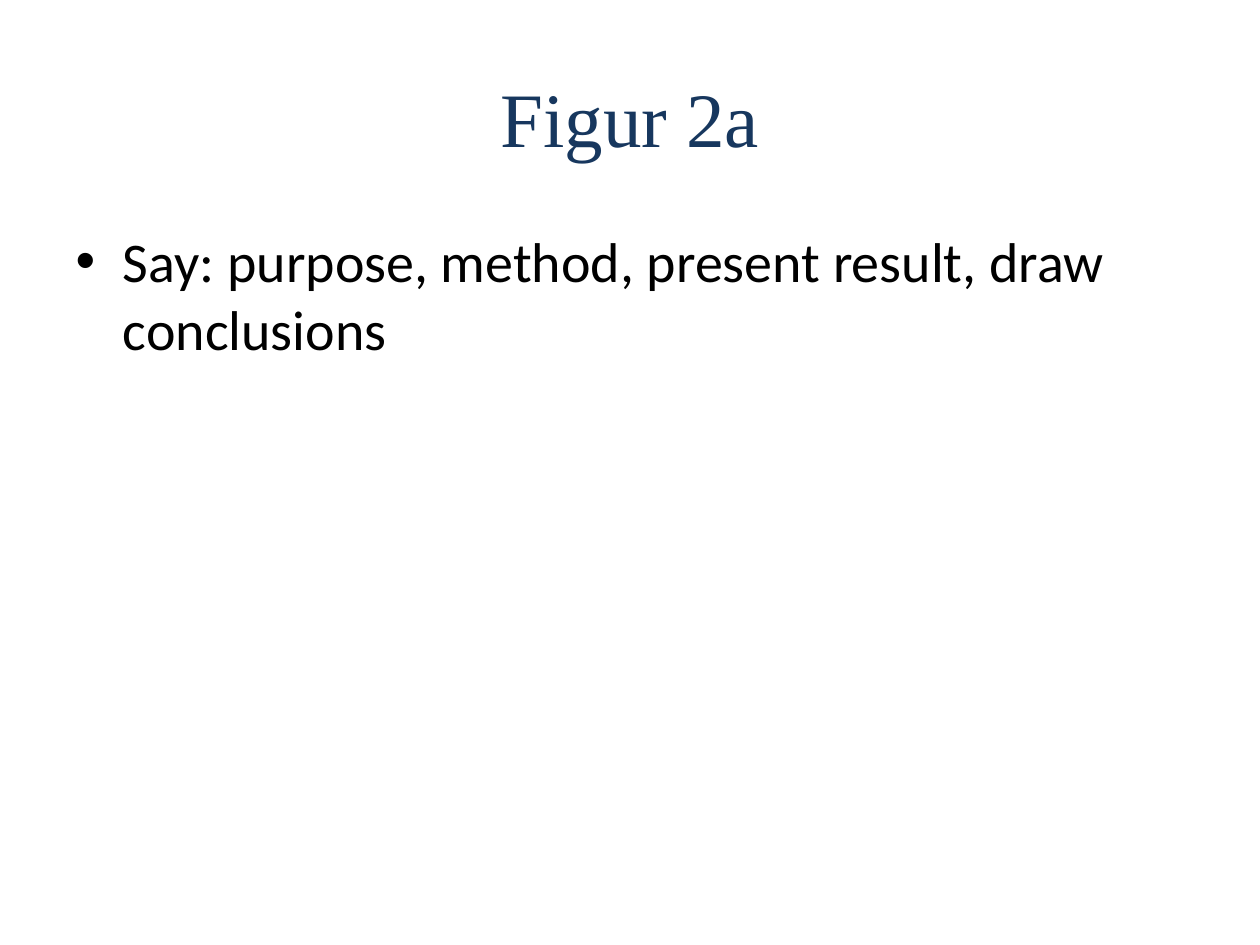
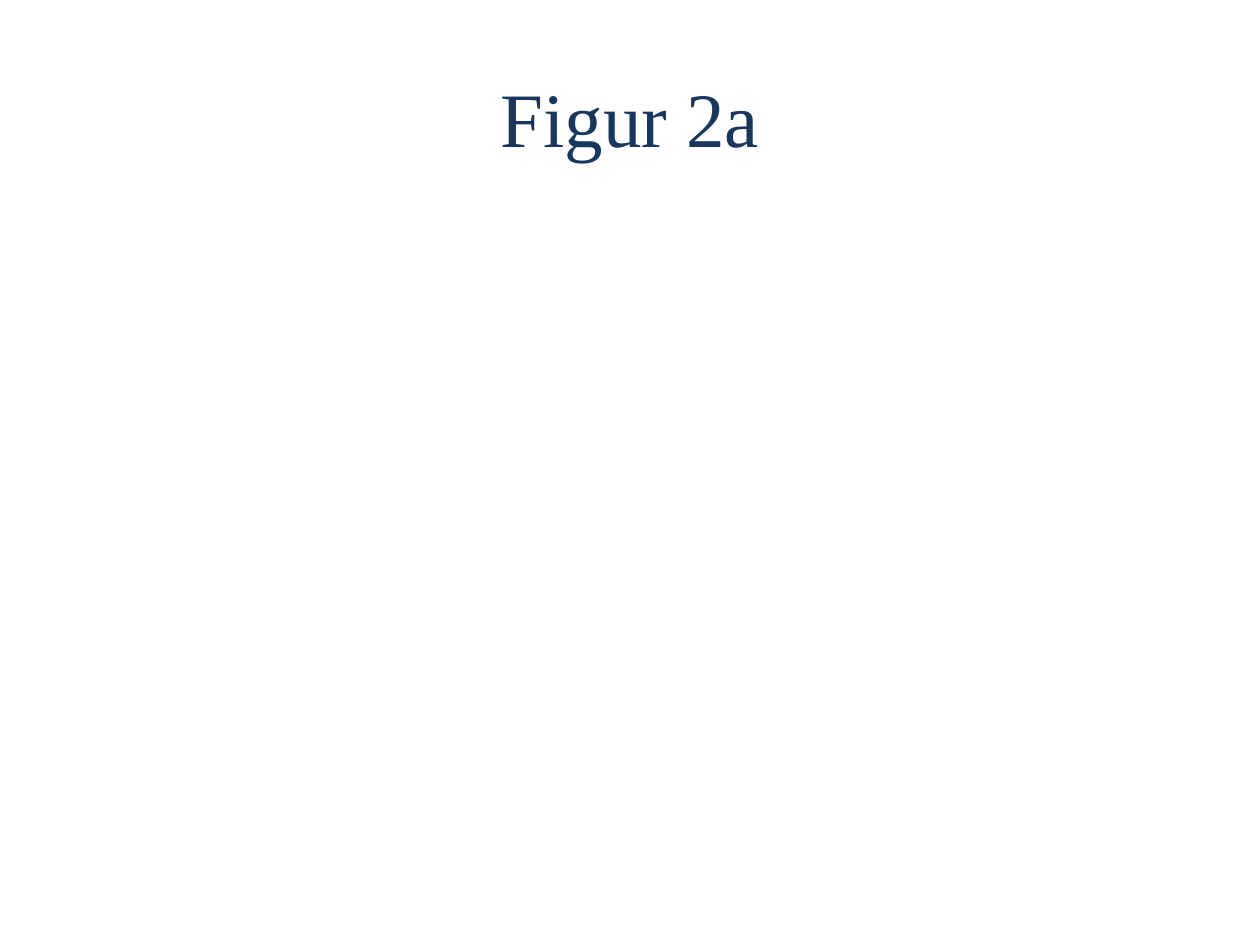
Before and after one commit to OliviaImner/thesis_document, a slide deck: slide 11 of Thesis/Presentation.pptx. Drawn at 1260x945 pixels with LibreOffice and Linux fonts; fonts in the diff are those of the drawing. Boxes give left, top, right and bottom in pixels: in the first picture for what was removed or moved away, otherwise in the second. Text is boxed around its words. In the diff, an @@ line names an element or a change of style, - is before the commit and + after.

```diff
--- a/Thesis/Presentation.pptx
+++ b/Thesis/Presentation.pptx
@@ text removed at <box>123,243,1103,351</box> @@
-• Say: purpose, method, present result, draw conclusions
```
Also in this commit, not shown: 5 other slides changed, 5 slides added, 5 slides removed.
